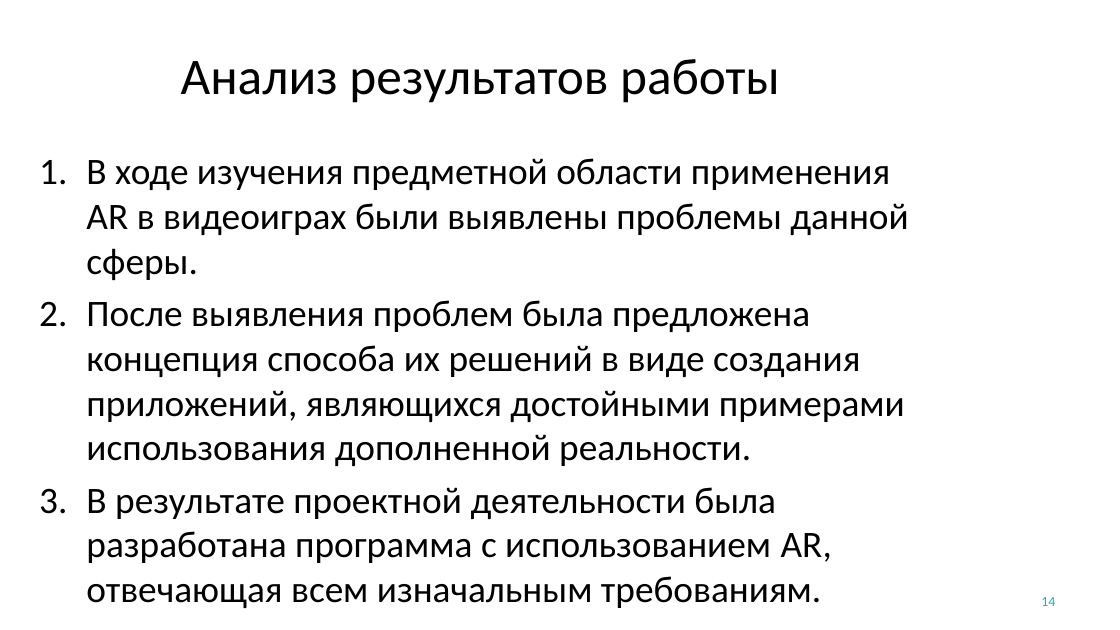
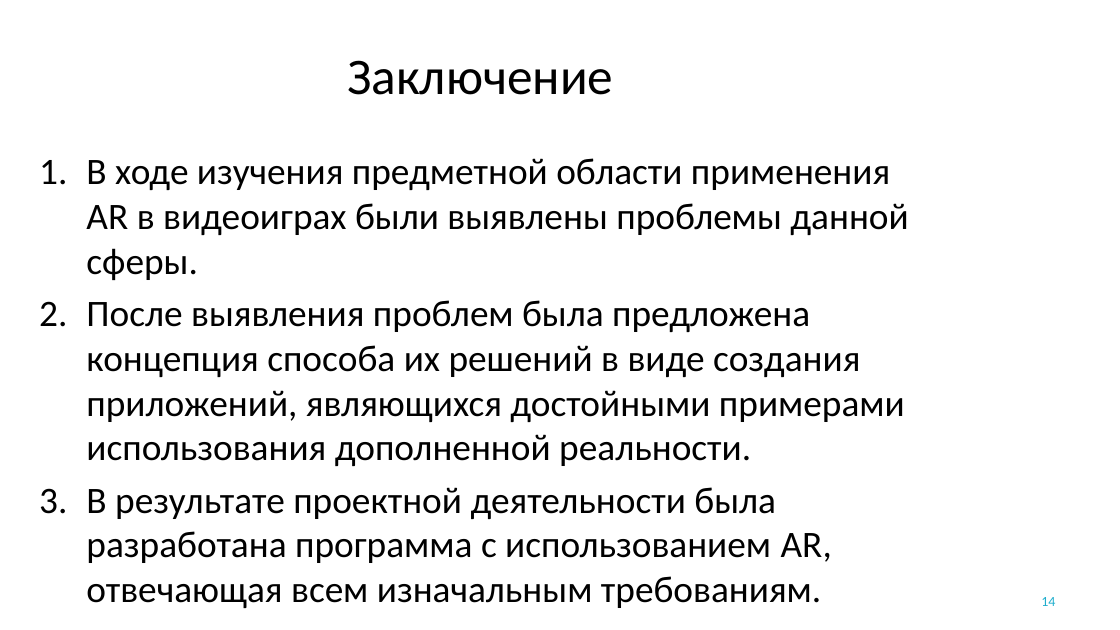
Before and after one commit to YakimenkoIlya/PhantasmagoriaProjectFiles, a slide deck: slide 14 of Якименко Курсовая.pptx. Drawn at 1120x630 pixels with LibreOffice and Linux fonts; fonts in the diff are those of the drawing; background and template pictures are left out. Boxes give left, top, right and bottom in pixels: in the first picture for what was removed or moved away, otherwise in the second. Text is boxed around its words. In the diff, an @@ line names an element or a change of style, - is before the commit and + after.

```diff
--- a/Якименко Курсовая.pptx
+++ b/Якименко Курсовая.pptx
@@ title at (347,60,613,95): text changed @@
-Анализ результатов работы
+Заключение
```
Also in this commit, not shown: 4 other slides changed, 1 other file.
